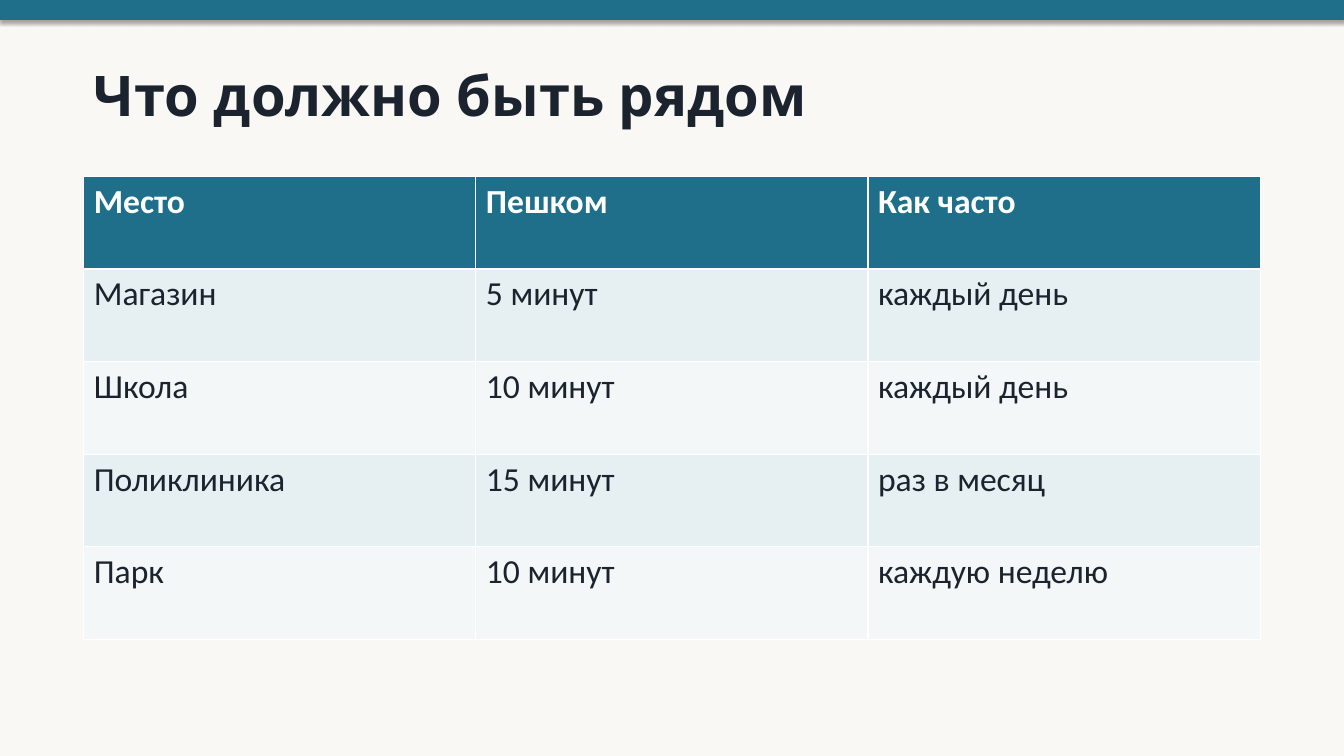
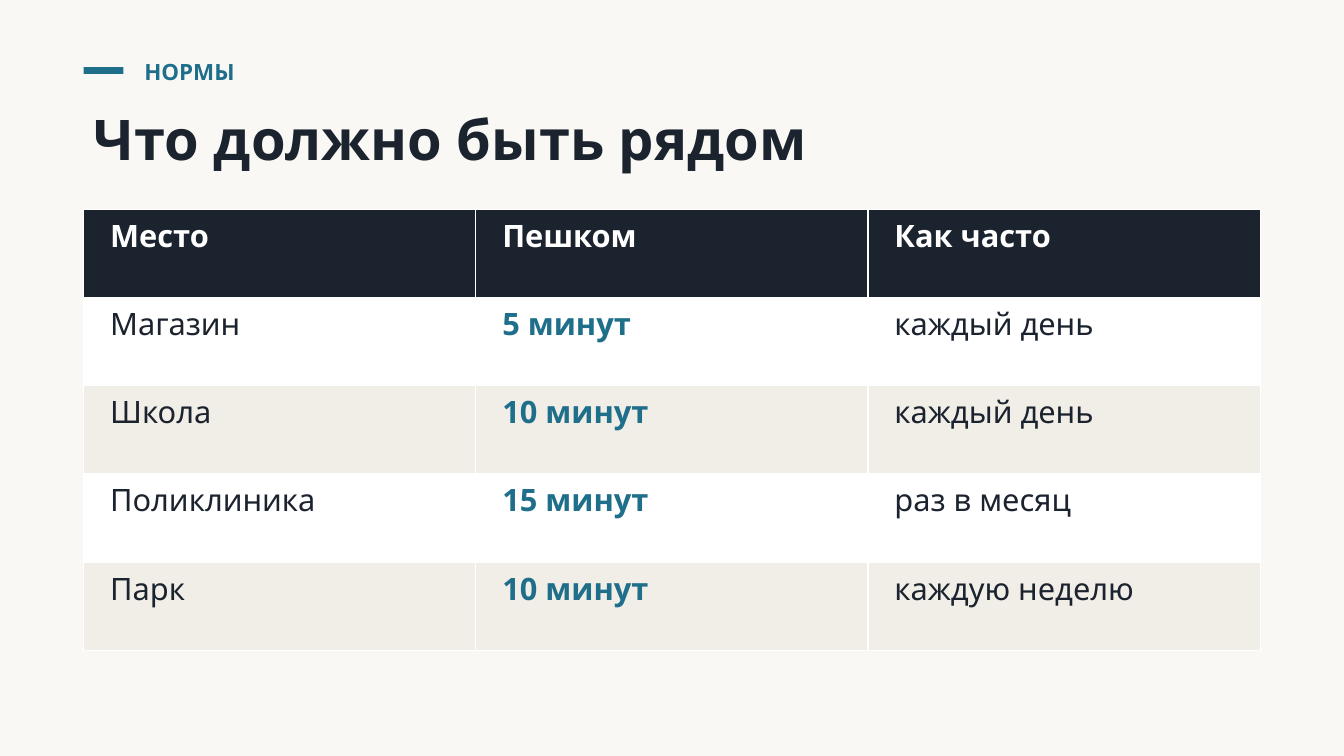
Before and after one commit to veracerkof-debug/deixis-app, a slide deck: slide 4 of android/phone/src/main/assets/demo/Лекция. Город 15 минут.pptx. Drawn at 1344x756 pixels with LibreOffice and Linux fonts; fonts in the diff are those of the drawing. Boxes give left, top, right and bottom in pixels: in the first picture for what was removed or moved away, otherwise in the second. Text is boxed around its words. In the diff, an @@ line names an element or a change of style, - is before the commit and + after.

```diff
--- a/android/phone/src/main/assets/demo/Лекция. Город 15 минут.pptx
+++ b/android/phone/src/main/assets/demo/Лекция. Город 15 минут.pptx
@@ rectangle: place and size @@
-rectangle at (0,0,1344,20)
+rectangle at (84,68,123,75)
@@ rectangle at (84,68,123,75): shadow off @@
@@ text added at (144,63,234,81), 16 pt, text #1F6F8B, bold @@
+НОРМЫ
@@ text "Что должно быть рядом": place and size @@
-text "Что должно быть рядом" at (94,73,807,130)
+text "Что должно быть рядом" at (94,117,807,174)
@@ table at (84,210,1260,650) @@
@@ fill #1F6F8B to #1B232E in row 1 @@
@@ fill #E6EFF2 to #FFFFFF in 6 cells @@
@@ fill #F4F7F8 to #F1EEE8 in 6 cells @@
@@ size 24 to 22 pt, font Calibri to Noto Sans @@
@@ text colour #1B232E to #1F6F8B, bold on in "5 минут", "10 минут", "15 минут", "10 минут" @@
@@ table: place and size @@
-table at (84,176,1260,639)
+table at (84,210,1260,650)
```
Also in this commit, not shown: 4 other slides changed, 28 other files.
